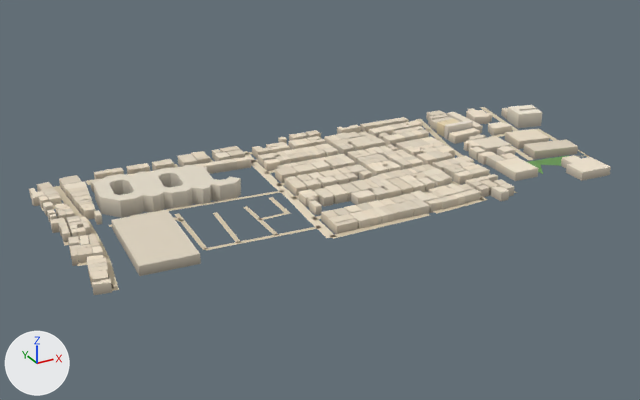
Renders of the glTF model public/assets/bengaluru-v1/tiles/t0_-4-l0.glb from each side of a commit.
Before and after are seen from a 50 mm camera at (-120.0, -2235.0, 300.0) aimed at (228.0, -1601.0, -17.0). The lights are fixed; the arrows at lower left show +X, +Y and +Z. The picture after the commit comes second. Vertices at exactly the same position are counted once.

Objects in the first picture: 'building', 'ground'.
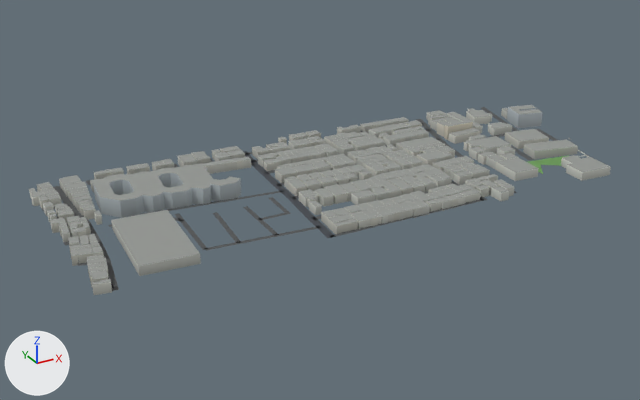
The change, as a diff of the scene's bpy script:
```diff
--- a/public/assets/bengaluru-v1/tiles/t0_-4-l0.glb.py
+++ b/public/assets/bengaluru-v1/tiles/t0_-4-l0.glb.py
@@ me_building @@
 # used by ob_building; location = (0.0, -2000.0, 0.0)
-me_building.from_pydata(...)  # 3318 vertices, 4511 faces; spans x -4.0..512.0, y 289.0..506.0, z 0.0..15.0
+me_building.from_pydata(...)  # 3318 vertices, 5520 faces; spans x -4.0..512.0, y 289.0..506.0, z 0.0..15.0
+# me_building part 1: 4511 kept faces spanning x -4.0..512.0, y 289.0..506.0, z 0.0..15.0 get new vertex colours
 me_building.materials.append(mat_building)
@@ me_ground @@
 # used by ob_ground; location = (0.0, -2000.0, 0.0)
 # verts and faces of me_ground; kept vertices keep their numbers, new ones are numbered from 362
 # before: 2 (487.0, 369.0, 1.0), 3 (490.0, 368.0, 1.0), 16 (490.0, 499.0, 1.0) at pixel (484, 107), 17 (484.0, 501.0, 1.0) at pixel (479, 107), 18 (483.0, 472.0, 1.0) at pixel (495, 114)
 # before: 19 (478.0, 473.0, 1.0), 20 (477.0, 444.0, 1.0) at pixel (508, 123), 21 (471.0, 445.0, 1.0) at pixel (502, 123), 158 (405.0, 499.0, 1.0) at pixel (421, 118), 159 (400.0, 501.0, 1.0) at pixel (415, 119)
 # before: 284 (323.0, 486.0, 1.0), 285 (329.0, 486.0, 1.0), 286 (324.0, 500.0, 1.0), 287 (330.0, 500.0, 1.0)
-me_ground.from_pydata(...)  # 362 vertices, 286 faces; spans x -1.0..493.0, y 293.0..501.0, z 1.0
+me_ground.from_pydata(...)  # 371 vertices, 291 faces; spans x 0.0..500.0, y 296.0..500.0, z 1.0
+# me_ground part 2
+delete_faces([(284, 285, 287), (284, 287, 286)])
+for i in [3, 16, 20, 21]: verts[i] += (0.0, 1.0, 0.0)
+verts[2] = (487.0, 368.0, 1.0)  # moved
+verts[17] = (484.0, 500.0, 1.0)  # moved, pixel (479, 107)
+verts[19] = (478.0, 475.0, 1.0)  # moved, pixel (490, 114)
+verts[18] = (484.0, 473.0, 1.0)  # moved, pixel (495, 114)
+verts[158] = (406.0, 500.0, 1.0)  # moved, pixel (420, 118)
+verts[159] = (399.0, 500.0, 1.0)  # moved, pixel (415, 119)
+verts[380] = (500.0, 382.0, 1.0)  # pixel (566, 137)
+verts[381] = (498.0, 375.0, 1.0)  # pixel (570, 139)
+verts[382] = (500.0, 374.0, 1.0)  # pixel (571, 139)
+faces += [(284, 285, 286), (285, 287, 286), (380, 381, 382)]
+# me_ground part 3
+# 9 vertices are removed from x 178.0..358.0, y 293.0..299.0, z 1.0
+# 10 faces are deleted
+# 3 vertices in x 182.0..255.0, y 294.0, z 1.0 move by (0.0, 2.0, 0.0)
+# 3 vertices move from x 304.0..330.0, y 294.0..300.0, z 1.0 to x 303.0..330.0, y 296.0..300.0, z 1.0
+# 9 vertices are added at x 178.0..364.0, y 296.0..299.0, z 1.0
+# 12 new faces join them
+# me_ground part 4
+# 2 vertices are removed from x 19.0..25.0, y 477.0, z 1.0
+# 8 faces are deleted
+# 2 vertices move from x -1.0..1.0, y 381.0..387.0, z 1.0 to x 0.0, y 381.0..387.0, z 1.0
+# 8 vertices are added at x 0.0..25.0, y 412.0..500.0, z 1.0
+# 10 new faces join them
+# me_ground part 5: 257 kept faces spanning x 0.0..493.0, y 296.0..500.0, z 1.0 get new vertex colours; the middle colour goes from beige #d7c9ae to dark grey #535556
+# other edits to the shape of me_ground do not show in these pictures
 me_ground.materials.append(mat_ground)
```

Location of each change, (x1, y1, x2, y2) in pixels of the pictures (640 x 400 px; the box of a moved part takes in the faces that stretch with it):
'ground', reshaped
    before: (42, 107, 590, 291)
    after: (35, 107, 589, 291)
part 1 of me_building, recoloured (darker)
    both: (29, 105, 611, 295)
part 2 of me_ground, moved or reshaped
    both: (361, 107, 588, 156)
part 3 of me_ground, moved or reshaped
    before: (317, 191, 517, 239)
    after: (318, 191, 517, 238)
part 4 of me_ground, moved or reshaped
    before: (53, 164, 178, 246)
    after: (35, 164, 178, 245)
part 5 of me_ground, recoloured
    both: (42, 107, 589, 291)
